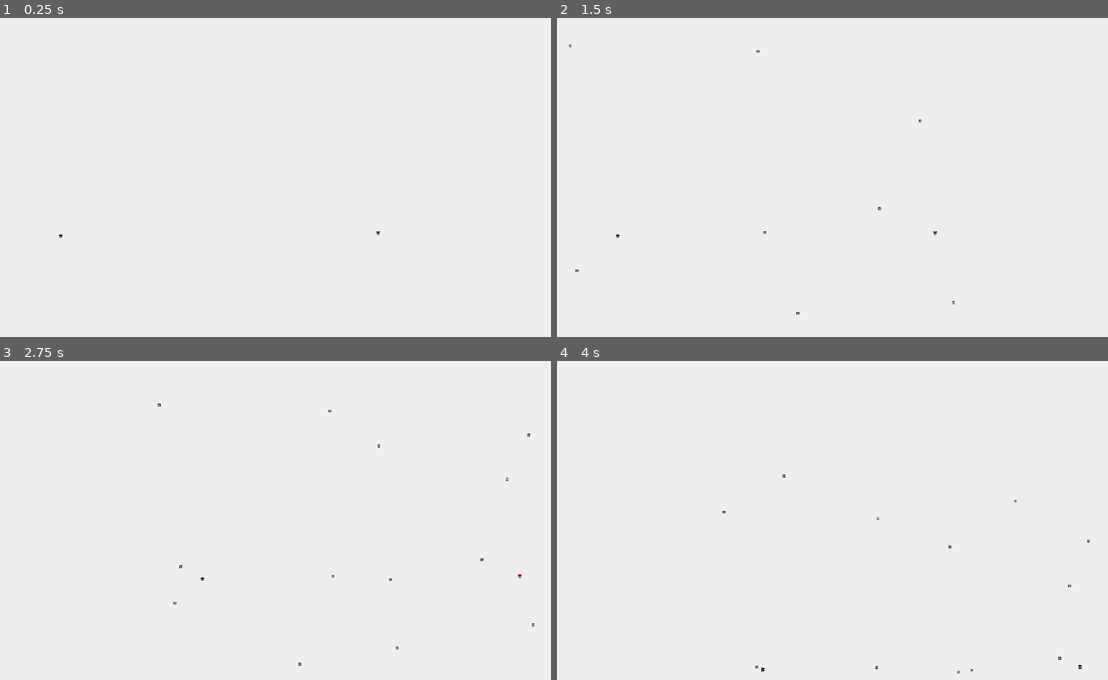
Above: before the commit, frames 1-4 (two rows, left to right).
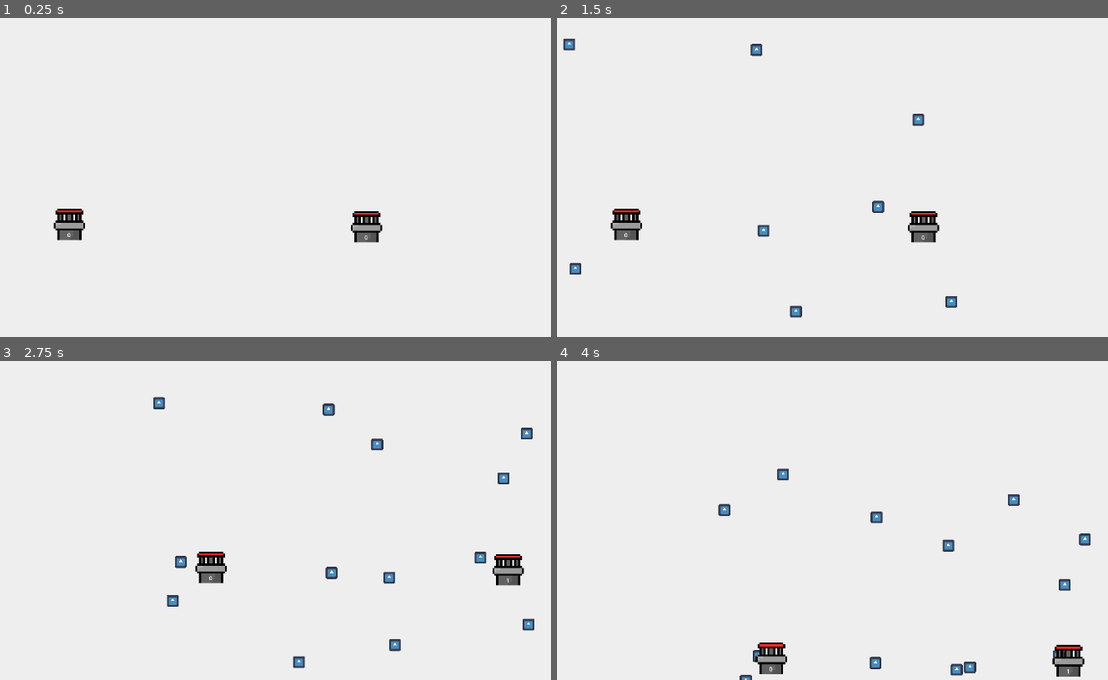
Above: after the commit, the same moments.

Repository: produced-demand/produced-demand
Game: Godot game, scene res://level.tscn
Same seed, same stepped clock (60 frames per second), same inputs: the game is played once before the commit and once after it. The engine's default icon, where the game draws it, is replaced by a stand-in: a white triangle on a blue panel in a dark square.
Inputs (mouse positions are in pixels of both pictures, inside the frame that each line leads up to):
- Up to frame 1 (0.25 s): no input
- Up to frame 2 (1.5 s): tap Enter at 0.5 s; move the mouse to (920, 132) at 0.52 s; click (920, 132) at 0.6 s; drag from (639, 167) to (953, 308) at 1.27 s
- Up to frame 3 (2.75 s): move the mouse to (286, 412) at 2.02 s; hold Left (camera_move_left) from 2.03 s (still down); click (286, 412) at 2.3 s
- Up to frame 4 (4 s): release Left (camera_move_left) at 2.75 s; drag from (744, 568) to (953, 648) at 2.77 s; move the mouse to (975, 549) at 3.52 s; hold Up (camera_move_up) from 3.53 s (still down); click (975, 549) at 3.8 s

The runs differ from the first frame. In frame 1, 1.0% of the frame differs, in the area x 9-70%, y 59-71%; in frame 2, 1.6%; in frame 3, 2.0%, in the area x 27-97%, y 11-97%; in frame 4, 1.9%.

Commit message:
Routes snap to stations, slow at each station, people have dream stations (dreams remain unfufilled)

Diff:
--- a/assets/bus.svg
+++ b/assets/bus.svg
@@ -22,7 +22,7 @@
      inkscape:pagecheckerboard="0"
      inkscape:deskcolor="#d1d1d1"
      inkscape:zoom="3.3042669"
-     inkscape:cx="121.66087"
+     inkscape:cx="121.50955"
      inkscape:cy="87.160029"
      inkscape:window-width="1600"
      inkscape:window-height="934"
@@ -38,41 +38,15 @@
        transform="matrix(0.12333357,0,0,0.12333357,0.78907609,-0.59459331)"
        id="g4">
       <path
-         d="m 105,673 v 33 q 407,354 814,0 v -33 z"
-         id="path1" />
-      <path
          fill="#478cbf"
-         d="m 105,673 152,14 q 12,1 15,14 l 4,67 132,10 8,-61 q 2,-11 15,-15 h 162 q 13,4 15,15 l 8,61 132,-10 4,-67 q 3,-13 15,-14 L 919,673 V 427 q 30,-39 56,-81 -35,-59 -83,-108 -43,20 -82,47 -40,-37 -88,-64 7,-51 8,-102 -59,-28 -123,-42 -26,43 -46,89 -49,-7 -98,0 -20,-46 -46,-89 -64,14 -123,42 1,51 8,102 -48,27 -88,64 -39,-27 -82,-47 -48,49 -83,108 26,42 56,81 z m 0,33 v 39 c 0,276 813,276 814,0 v -39 l -134,12 -5,69 q -2,10 -14,13 l -162,11 q -12,0 -16,-11 L 578,735 H 446 l -10,65 q -4,11 -16,11 L 258,800 q -12,-3 -14,-13 l -5,-69 z"
+         d="M 105,673 H 919 V 427 c 20,-26 38.66667,-53 56,-81 -23.33333,-39.33333 -51,-75.33333 -83,-108 -28.66667,13.33333 -56,29 -82,47 -26.66667,-24.66667 -56,-46 -88,-64 4.66667,-34 7.33333,-68 8,-102 -39.33333,-18.66667 -80.33333,-32.666667 -123,-42 -17.33333,28.66667 -32.66667,58.33333 -46,89 -32.66667,-4.66667 -65.33333,-4.66667 -98,0 -13.33333,-30.66667 -28.66667,-60.33333 -46,-89 -42.66667,9.333333 -83.66667,23.33333 -123,42 0.66667,34 3.33333,68 8,102 -32,18 -61.33333,39.33333 -88,64 -26,-18 -53.33333,-33.66667 -82,-47 -32,32.66667 -59.666667,68.66667 -83,108 17.333333,28 36,55 56,81 z m 0,-6.2612 V 745 c 0,276 813,276 814,0 v -73.35355 z"
          id="path2"
-         style="fill:#008080" />
-      <path
-         d="m 483,600 c 0,34 58,34 58,0 v -86 c 0,-34 -58,-34 -58,0 z"
-         id="path3" />
-      <circle
-         cx="725"
-         cy="526"
-         r="90"
-         id="circle3" />
-      <circle
-         cx="299"
-         cy="526"
-         r="90"
-         id="circle4" />
+         style="fill:#008080"
+         sodipodi:nodetypes="ccccccccccccccccccccsccc" />
     </g>
     <g
        fill="#414042"
        transform="matrix(0.12333357,0,0,0.12333357,0.78907609,-0.59459331)"
-       id="g6">
-      <circle
-         cx="307"
-         cy="532"
-         r="60"
-         id="circle5" />
-      <circle
-         cx="717"
-         cy="532"
-         r="60"
-         id="circle6" />
-    </g>
+       id="g6" />
   </g>
 </svg>
--- a/bus-movement.gd
+++ b/bus-movement.gd
@@ -1,29 +1,70 @@
 extends Node2D
 
+var route
 var parent
 var reverse: bool = false
 var route_closed: bool
 
+var current_station
+var visited = false
+
+@export var top_speed = 100
+var speed = top_speed
+var acceleration
+var occupancy
+var occupants
+
 func _ready() -> void:
 	parent = get_parent()
+	route = parent.get_parent()
 	parent.progress_ratio = int(randf())
+
+func _process(delta: float) -> void:
+	var change = speed * delta
+
+	if not route_closed:
+		if parent.get_progress_ratio() >= .99:
+			reverse = true
+		elif parent.get_progress_ratio() <= .01:
+			reverse = false
+		if reverse:
+			change *= -1
+
+
+	if !current_station:
+		for station in route.stations:
+			if global_position.distance_to(station.global_position) < 80:
+				current_station = station
+				visited = false
+				acceleration = (0 - speed ^ 2) / (2 * global_position.distance_to(station.global_position))
+
+				if station != current_station:
+					current_station = station
+	else:
+		var lastspeed = speed
+		speed += acceleration * delta * 100
+
+		if not visited:
+			if global_position.distance_to(current_station.global_position) <= 8:
+				speed = 0
+				# after has waited for all passengers to board
+				acceleration = ((speed ^ 2 - 0) / (2 * global_position.distance_to(current_station.global_position)))
+				visited = true
+
+		elif visited:
+			if speed == 0:
+				speed = 1
+			speed += acceleration * delta * 100
+
+			if global_position.distance_to(current_station.global_position) > 80:
+				current_station = null
+				speed = top_speed
+				acceleration = 0
+
+	var new_progress = parent.get_progress() + change
+	parent.set_progress(new_progress)
 
 
 
-func _process(delta: float) -> void:
-	if parent is PathFollow2D:
-		var change = 100 * delta
-
-		if not route_closed:
-			if parent.get_progress_ratio() >= .99:
-				reverse = true
-			elif parent.get_progress_ratio() <= .01:
-				reverse = false
-			if reverse:
-				change *= -1
-
-		var new_progress = parent.get_progress() + change
-		parent.set_progress(new_progress)
-
 func set_route_closed(value: bool):
 	route_closed = value
--- a/bus.tscn
+++ b/bus.tscn
@@ -9,3 +9,11 @@
 [node name="Sprite2D" type="Sprite2D" parent="."]
 scale = Vector2(0.24, 0.24)
 texture = ExtResource("1_mrygt")
+
+[node name="Label" type="Label" parent="."]
+offset_left = -40.0
+offset_top = -11.0
+offset_right = 40.0
+offset_bottom = 14.0
+text = "0"
+horizontal_alignment = 1
--- a/level.tscn
+++ b/level.tscn
@@ -51,17 +51,17 @@
 [node name="Area2D6" parent="Areas" instance=ExtResource("1_eo7to")]
 position = Vector2(-136, 178)
 
+[node name="Paths" type="Node2D" parent="."]
+script = ExtResource("5_lm6jf")
+
 [node name="Stations" type="Node2D" parent="."]
 script = ExtResource("2_bpb2d")
 
+[node name="Station2" parent="Stations" instance=ExtResource("3_6vms3")]
+position = Vector2(-268, 303)
+
 [node name="Station" parent="Stations" instance=ExtResource("3_6vms3")]
-position = Vector2(266, 318)
-
-[node name="Station2" parent="Stations" instance=ExtResource("3_6vms3")]
-position = Vector2(-283, 323)
-
-[node name="Paths" type="Node2D" parent="."]
-script = ExtResource("5_lm6jf")
+position = Vector2(246, 307)
 
 [node name="Camera2D" type="Camera2D" parent="."]
 position = Vector2(-11, 174)
--- a/path-manager.gd
+++ b/path-manager.gd
@@ -1,4 +1,7 @@
 extends Node2D
+
+@export var max_routes: int = 4
+var routes = 0
 
 var creating_path: bool = false
 var current_path
@@ -6,28 +9,25 @@
 
 var bus_scene = preload("res://bus.tscn")
 
-#===============================
-# paths to do:
-# live preview of placement
-# actually make them show up in the correct place
-#===============================
-
 func _ready() -> void:
 	global_position = Vector2.ZERO
 
 func _input(event: InputEvent) -> void:
 	if Input.is_action_just_pressed("start_create_path"):
-		creating_path = not creating_path
-		if creating_path:
-			print("starting to create path...")
-			create_path(get_viewport().get_camera_2d().get_global_mouse_position())
-		else:
-			print("...stopping to create path")
-			var route_is_closed = add_point_to_path(get_viewport().get_camera_2d().get_global_mouse_position(), true)
-			add_child(current_path)
+		var mouse_position = get_viewport().get_camera_2d().get_global_mouse_position()
+		if Stations.get_index_of_station_at_position(mouse_position) != -1:
+			creating_path = not creating_path
+			if creating_path and routes < max_routes:
+				routes += 1
+				create_path(mouse_position)
+			else:
+				var route_is_closed = add_point_to_path(mouse_position, true)
+				add_child(current_path)
 
-			# remove after testing is done
-			add_bus_to_route(current_path, route_is_closed)
+				# remove after testing is done
+				var bus = create_bus(route_is_closed)
+				current_path.add_bus(bus)
+				current_path.set_is_closed(route_is_closed)
 
 	elif Input.is_action_just_pressed("left_click") and creating_path:
 		add_point_to_path(get_viewport().get_camera_2d().get_global_mouse_position(), false)
@@ -41,25 +41,40 @@
 func create_path(start_position):
 	var route = Path2D.new()
 	current_path = route
+
+	var route_script = load("res://scripts/route.gd")
+	route.script = route_script
+
+	var station_at_position = Stations.get_station_at_position(start_position)
+	start_position = station_at_position.get_global_position()
+	current_path.add_station(station_at_position)
+
 	route.curve = Curve2D.new()
 	route.curve.add_point(start_position)
 
 	var line := Line2D.new()
-	line.default_color = Color(.8, .8, .8)
+	line.default_color = Color(randf(), randf(), randf())
 	line.end_cap_mode = 2
 	line.width = 6
 	current_line = line
 	line.add_point(start_position)
 	line.add_point(start_position)
 
+	route.initilize(line)
 	add_child(line)
 
 
 func add_point_to_path(point_position, final_point):
-	var last_point = current_path.curve.get_baked_points()[-1]
+	var last_point = current_path.curve.get_baked_points()[0]
 	var same_spot = false
-	## check if points are close
-	if abs(last_point.x - point_position.x) <= 150 and abs(last_point.x - point_position.x) <= 150:
+
+	var station_at_position = Stations.get_station_at_position(point_position)
+	if station_at_position:
+		point_position = station_at_position.get_global_position()
+		current_path.add_station(station_at_position)
+
+	if final_point and abs(last_point.x - point_position.x) <= 25 and abs(last_point.x - point_position.x) <= 25:
+		point_position = last_point
 		same_spot = true
 
 	current_path.curve.add_point(point_position)
@@ -74,11 +89,9 @@
 	else:
 		return false
 
-func add_bus_to_route(route, route_is_closed):
+func create_bus(route_is_closed):
 	var follow_path = PathFollow2D.new()
 	var bus = bus_scene.instantiate()
-
 	bus.set_route_closed(route_is_closed)
-
 	follow_path.add_child(bus)
-	route.add_child(follow_path)
+	return follow_path
--- a/person.tscn
+++ b/person.tscn
@@ -7,14 +7,14 @@
 radius = 20.025
 
 [node name="Person" type="Area2D"]
-scale = Vector2(0.12, 0.12)
+scale = Vector2(0.52, 0.52)
 script = ExtResource("1_ewpfn")
 
 [node name="Sprite2D" type="Sprite2D" parent="."]
-position = Vector2(20, 20)
+position = Vector2(-1.90735e-06, -1.90735e-06)
 scale = Vector2(0.304688, 0.304688)
 texture = ExtResource("1_3k2g2")
 
 [node name="CollisionShape2D" type="CollisionShape2D" parent="."]
-position = Vector2(20, 20)
+position = Vector2(1.90735e-06, 1.90735e-06)
 shape = SubResource("CircleShape2D_gjvie")
--- a/scripts/Stations.gd
+++ b/scripts/Stations.gd
@@ -35,3 +35,26 @@
 		return true
 	else:
 		return false
+
+func get_index_of_station_at_position(given_position):
+	for station_index in range(0, len(stations)):
+		var diff_x = abs(stations[station_index].global_position.x - given_position.x)
+		var diff_y = abs(stations[station_index].global_position.y - given_position.y)
+		if diff_x < 15 and diff_y < 15:
+			return station_index
+	return -1
+
+func get_station_at_position(given_position):
+	for station in stations:
+		var diff_x = abs(station.global_position.x - given_position.x)
+		var diff_y = abs(station.global_position.y - given_position.y)
+		if diff_x < 15 and diff_y < 15:
+			return station
+	return null
+
+func get_random_station_excluding(excluded_station):
+	var random_index = randi_range(0, len(stations) - 1)
+	if stations[random_index] == excluded_station:
+		return get_random_station_excluding(excluded_station)
+	else:
+		return stations[random_index]
--- a/scripts/camera_movement.gd
+++ b/scripts/camera_movement.gd
@@ -10,13 +10,9 @@
 var drag_start_camera_position
 var is_dragging : bool = false
 
-# Called when the node enters the scene tree for the first time.
 func _ready() -> void:
 	zoom_target = zoom
-	pass # Replace with function body.
 
-
-# Called every frame. 'delta' is the elapsed time since the previous frame.
 func _process(delta: float) -> void:
 	scroll_zoom(delta)
 	simple_pan(delta)
--- a/scripts/lines.gd
+++ /dev/null
@@ -1,21 +0,0 @@
-extends Node
-
-var station_scene = preload("res://station.tscn")
-
-func _read():
-	print("instantiated line script")
-
-func _input(event: InputEvent) -> void:
-	if event is InputEventMouseButton and event.button_index == 1 and event.double_click == true:
-		print("doubleclicked")
-		var camera = get_viewport().get_camera_2d()
-		generate_station(camera.get_global_mouse_position())
-
-
-func generate_station(new_position):
-	if not Stations.can_add_station():
-		return
-
-	var station = station_scene.instantiate()
-	station.position = new_position
-	get_tree().get_root().add_child(station)
--- a/scripts/person-movement.gd
+++ b/scripts/person-movement.gd
@@ -1,12 +1,14 @@
 extends Area2D
 
 var target_station
+var dream_station
 var at_station: bool = false
 var speed
 
 func _ready() -> void:
 	speed = randf_range(20, 30)
 	target_station = Stations.find_closest_station(self)
+	generate_dream_station()
 
 func _process(delta: float) -> void:
 	if target_station and not at_station:
@@ -26,3 +28,9 @@
 
 func joined_station():
 	queue_free()
+
+func generate_dream_station():
+	Stations.get_random_station_excluding(target_station)
+
+func get_dream_station():
+	return dream_station
--- /dev/null
+++ b/scripts/route.gd
@@ -0,0 +1,26 @@
+extends Path2D
+
+var stations: Array
+var visual_line
+var is_closed
+
+# Called when the node enters the scene tree for the first time.
+func _ready() -> void:
+	pass # Replace with function body.
+
+
+# Called every frame. 'delta' is the elapsed time since the previous frame.
+func _process(delta: float) -> void:
+	pass
+
+func initilize(visual_line):
+	self.visual_line = visual_line
+
+func set_is_closed(is_closed):
+	self.is_closed = is_closed
+
+func add_station(station):
+	stations.append(station)
+
+func add_bus(bus):
+	add_child(bus)
--- a/scripts/station.gd
+++ b/scripts/station.gd
@@ -1,17 +1,19 @@
 extends Area2D
 
 var people: int
+var dream_stations: Array
 
 func _ready() -> void:
 	Stations.add_station(self)
 
 func add_person(person):
 	people += 1
-	#person.quene_free() # remove - when destination stations are determined, the destination station should removed from the player and added to an array, and when a bus comes on the right track a new person will be generated with that goal
-	# old code: people.append(person);
-	person.joined_station() # removes person now
+	if people > 1000:
+		print("max people reached! game over!")
+		get_tree().paused = true
+	dream_stations.append(person.get_dream_station())
+	person.joined_station() # removes person
 	update_occupants_label()
 
 func update_occupants_label():
-	#get_node("Label").text = str(len(people))
 	get_node("Label").text = str(people)
--- a/station.tscn
+++ b/station.tscn
@@ -6,8 +6,8 @@
 [sub_resource type="CircleShape2D" id="CircleShape2D_7upvr"]
 
 [node name="Station" type="Area2D"]
-position = Vector2(4, 4)
-scale = Vector2(0.0723585, 0.0723585)
+position = Vector2(-4.76837e-07, -4.76837e-07)
+scale = Vector2(0.623212, 0.623212)
 script = ExtResource("1_lynhj")
 
 [node name="Sprite2D" type="Sprite2D" parent="."]
